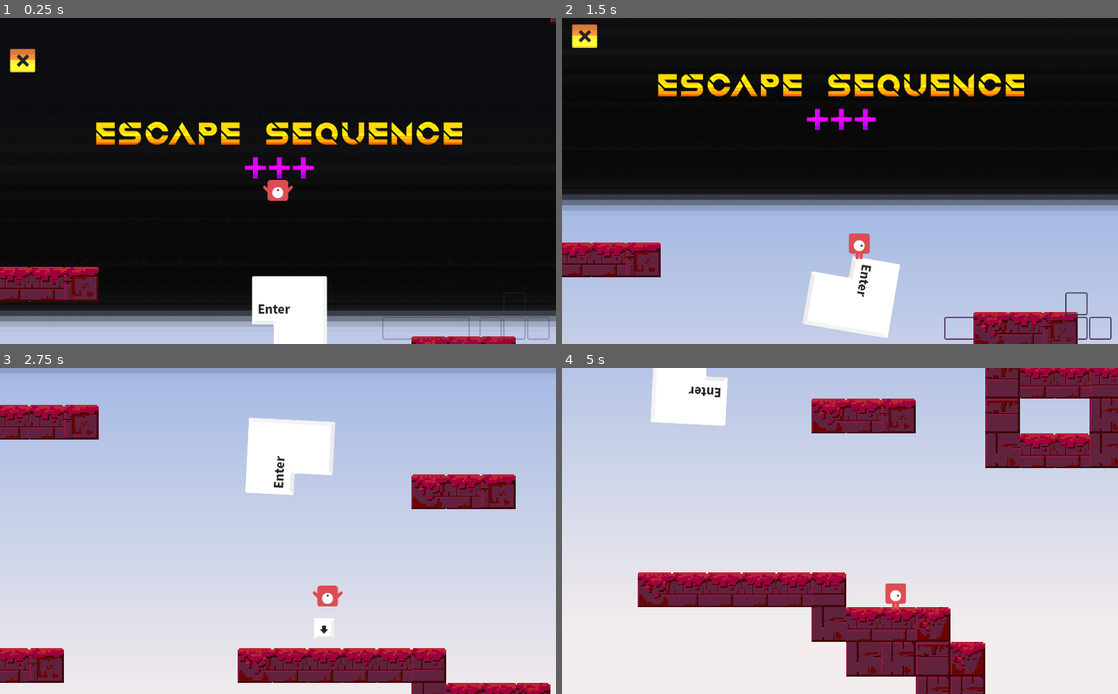
Above: before the commit, frames 1-4 (two rows, left to right).
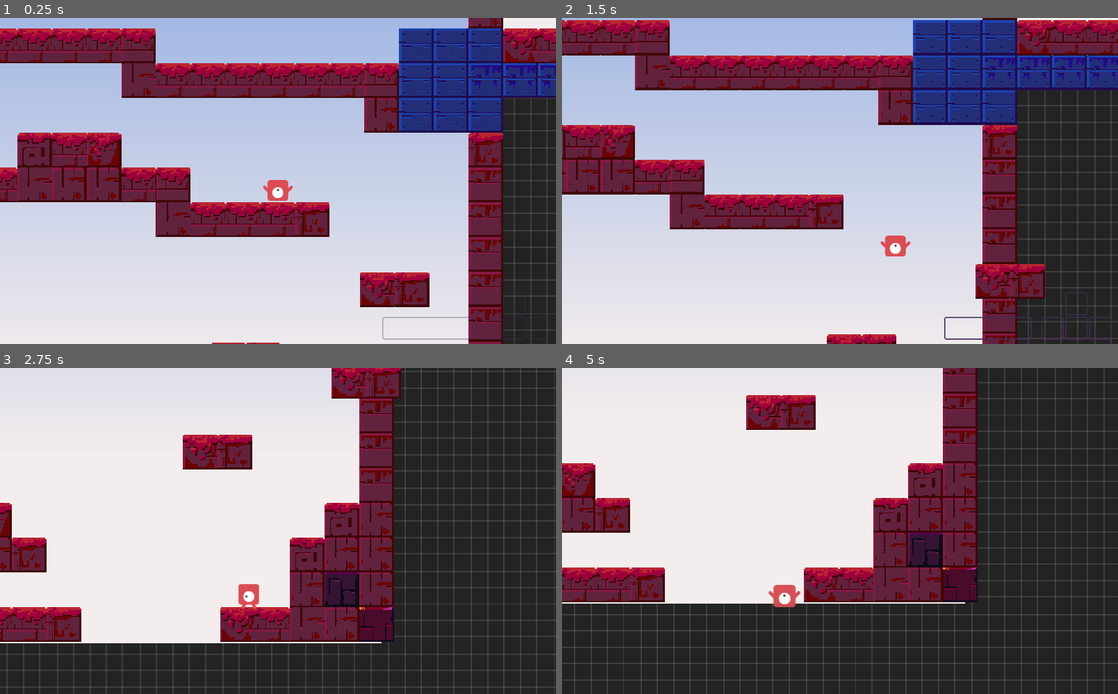
Above: after the commit, the same moments.

Repository: yscik/escape-sequence
Game: Godot game, scene res://Game.tscn
Two runs of this game, one before a commit and one after it. Both use one fixed random seed, a clock stepped at 60 frames per second and the inputs below.
Inputs (mouse positions are in pixels of both pictures, inside the frame that each line leads up to):
- Up to frame 1 (0.25 s): no input
- Up to frame 2 (1.5 s): tap Enter at 0.5, 0.6, 1.35 s; move the mouse to (962, 164) at 0.52 s; hold Right from 0.53 s (still down); click (962, 164) at 0.67 s; tap Space at 0.77 s; move the mouse to (728, 197) at 1.27 s
- Up to frame 3 (2.75 s): tap Space at 1.52 s; move the mouse to (333, 459) at 2.02 s; release Right at 2.03 s; hold Left from 2.03 s (still down); tap Enter at 2.1 s
- Up to frame 4 (5 s): move the mouse to (812, 596) at 2.77 s; release Left at 2.78 s; hold Right 2.78-4.28 s; tap Enter at 2.85, 3.6, 4.35 s; click (812, 596) at 2.92 s; tap Space at 3.02, 3.77, 4.52 s; move the mouse to (1006, 579) at 3.52 s; move the mouse to (673, 482) at 4.27 s; hold Left from 4.28 s (still down)

The runs differ from the first frame. In frame 1, 96% of the frame differs, in the area x 0-100%, y 0-100%; in frame 2, 97%; in frame 3, 93%; in frame 4, 90%.

Commit message:
add spawn point

Diff:
--- a/Game.tscn
+++ b/Game.tscn
@@ -10,7 +10,7 @@
 [node name="Game" type="Node"]
 
 script = ExtResource( 1 )
-spawn = 0
+spawn = 3
 
 [node name="Background" parent="." index="0" instance=ExtResource( 2 )]
 
--- a/Game/Checkpoint.gd
+++ b/Game/Checkpoint.gd
@@ -1,4 +1,4 @@
-extends Area2D
+extends Node2D
 
 export var skill_right = true
 export var skill_left = true
--- a/Levels/Area-1.tscn
+++ b/Levels/Area-1.tscn
@@ -1,25 +1,26 @@
-[gd_scene load_steps=30 format=2]
-
-[ext_resource path="res://Levels/Platformer.tscn" type="PackedScene" id=1]
-[ext_resource path="res://Levels/TitleScreen-0.tscn" type="PackedScene" id=2]
-[ext_resource path="res://Game/Checkpoint.tscn" type="PackedScene" id=3]
-[ext_resource path="res://platformer/BlockTiles.tres" type="TileSet" id=4]
-[ext_resource path="res://platformer/Enemies/enemyFloating_1.png" type="Texture" id=5]
-[ext_resource path="res://platformer/Enemies/enemyFloating_2.png" type="Texture" id=6]
-[ext_resource path="res://Prefabs/Death.tscn" type="PackedScene" id=7]
-[ext_resource path="res://Prefabs/Pickup.tscn" type="PackedScene" id=8]
-[ext_resource path="res://ui/UpKey.png" type="Texture" id=9]
-[ext_resource path="res://ui/MoveKey.png" type="Texture" id=10]
-[ext_resource path="res://Prefabs/Tile.tscn" type="PackedScene" id=11]
-[ext_resource path="res://Prefabs/MovingPlatform.tscn" type="PackedScene" id=12]
-[ext_resource path="res://ui/LeftKey.png" type="Texture" id=13]
-[ext_resource path="res://Prefabs/MovableTile.gd" type="Script" id=14]
-[ext_resource path="res://Prefabs/Movable.tscn" type="PackedScene" id=15]
+[gd_scene load_steps=31 format=2]
+
+[ext_resource path="res://Game/Checkpoint.gd" type="Script" id=1]
+[ext_resource path="res://Levels/Platformer.tscn" type="PackedScene" id=2]
+[ext_resource path="res://Levels/TitleScreen-0.tscn" type="PackedScene" id=3]
+[ext_resource path="res://Game/Checkpoint.tscn" type="PackedScene" id=4]
+[ext_resource path="res://platformer/BlockTiles.tres" type="TileSet" id=5]
+[ext_resource path="res://platformer/Enemies/enemyFloating_1.png" type="Texture" id=6]
+[ext_resource path="res://platformer/Enemies/enemyFloating_2.png" type="Texture" id=7]
+[ext_resource path="res://Prefabs/Death.tscn" type="PackedScene" id=8]
+[ext_resource path="res://Prefabs/Pickup.tscn" type="PackedScene" id=9]
+[ext_resource path="res://ui/UpKey.png" type="Texture" id=10]
+[ext_resource path="res://ui/MoveKey.png" type="Texture" id=11]
+[ext_resource path="res://Prefabs/Tile.tscn" type="PackedScene" id=12]
+[ext_resource path="res://Prefabs/MovingPlatform.tscn" type="PackedScene" id=13]
+[ext_resource path="res://ui/LeftKey.png" type="Texture" id=14]
+[ext_resource path="res://Prefabs/MovableTile.gd" type="Script" id=15]
+[ext_resource path="res://Prefabs/Movable.tscn" type="PackedScene" id=16]
 
 [sub_resource type="SpriteFrames" id=1]
 
 animations = [ {
-"frames": [ ExtResource( 5 ), ExtResource( 6 ) ],
+"frames": [ ExtResource( 6 ), ExtResource( 7 ) ],
 "loop": true,
 "name": "Floating",
 "speed": 5.0
@@ -257,29 +258,39 @@
 custom_solver_bias = 0.0
 extents = Vector2( 31.6766, 32.949 )
 
-[node name="Area-1" type="Node2D" index="0"]
-
-_sections_unfolded = [ "Transform" ]
-
-[node name="Platformer" parent="." index="0" instance=ExtResource( 1 )]
+[node name="Area-1" type="Node2D"]
+
+_sections_unfolded = [ "Transform" ]
+
+[node name="Spawn" type="Node2D" parent="." index="0"]
+
+position = Vector2( 672, 96 )
+script = ExtResource( 1 )
+skill_right = true
+skill_left = true
+skill_up = true
+skill_down = true
+skill_grab = true
+
+[node name="Platformer" parent="." index="1" instance=ExtResource( 2 )]
 
 position = Vector2( -1719.61, -1088 )
 scale = Vector2( 3.47297, 2.70225 )
 
-[node name="Level-0" parent="." index="1" instance=ExtResource( 2 )]
-
-[node name="Level-10" type="Node2D" parent="." index="2"]
+[node name="Level-0" parent="." index="2" instance=ExtResource( 3 )]
+
+[node name="Level-10" type="Node2D" parent="." index="3"]
 
 editor/display_folded = true
 
-[node name="Checkpoint" parent="Level-10" index="0" instance=ExtResource( 3 )]
+[node name="Checkpoint" parent="Level-10" index="0" instance=ExtResource( 4 )]
 
 position = Vector2( -416.509, -1173.58 )
 
-[node name="TileMap" type="TileMap" parent="." index="3"]
+[node name="TileMap" type="TileMap" parent="." index="4"]
 
 mode = 0
-tile_set = ExtResource( 4 )
+tile_set = ExtResource( 5 )
 cell_size = Vector2( 64, 64 )
 cell_quadrant_size = 16
 cell_custom_transform = Transform2D( 1, 0, 0, 1, 0, 0 )
@@ -300,12 +311,12 @@
 "_edit_lock_": true
 }
 
-[node name="Level-1" type="Node2D" parent="." index="4"]
+[node name="Level-1" type="Node2D" parent="." index="5"]
 
 position = Vector2( 1, 0 )
 _sections_unfolded = [ "Transform" ]
 
-[node name="Checkpoint" parent="Level-1" index="0" instance=ExtResource( 3 )]
+[node name="Checkpoint" parent="Level-1" index="0" instance=ExtResource( 4 )]
 
 position = Vector2( -231.54, 221.537 )
 skill_left = false
@@ -437,66 +448,66 @@
 blend_times = [  ]
 _sections_unfolded = [ "Playback Options" ]
 
-[node name="DeathArea" parent="Level-1/Enemy4/Enemy" index="1" instance=ExtResource( 7 )]
-
-[node name="UpKey" parent="Level-1" index="5" instance=ExtResource( 8 )]
+[node name="DeathArea" parent="Level-1/Enemy4/Enemy" index="1" instance=ExtResource( 8 )]
+
+[node name="UpKey" parent="Level-1" index="5" instance=ExtResource( 9 )]
 
 position = Vector2( 532.659, 541.595 )
 skill = "up"
 
 [node name="Key" parent="Level-1/UpKey" index="0"]
 
-texture = ExtResource( 9 )
-
-[node name="GrabKey" parent="Level-1" index="6" instance=ExtResource( 8 )]
+texture = ExtResource( 10 )
+
+[node name="GrabKey" parent="Level-1" index="6" instance=ExtResource( 9 )]
 
 position = Vector2( 600.975, 91.5237 )
 skill = "grab"
 
 [node name="Key" parent="Level-1/GrabKey" index="0"]
 
-texture = ExtResource( 10 )
-
-[node name="Tile4" parent="Level-1" index="7" instance=ExtResource( 11 )]
+texture = ExtResource( 11 )
+
+[node name="Tile4" parent="Level-1" index="7" instance=ExtResource( 12 )]
 
 position = Vector2( 479, 96 )
 
-[node name="Level-2" type="Node2D" parent="." index="5"]
+[node name="Level-2" type="Node2D" parent="." index="6"]
 
 editor/display_folded = true
 position = Vector2( 1161.58, 1.31598 )
 _sections_unfolded = [ "Transform" ]
 
-[node name="Checkpoint" parent="Level-2" index="0" instance=ExtResource( 3 )]
+[node name="Checkpoint" parent="Level-2" index="0" instance=ExtResource( 4 )]
 
 position = Vector2( 18.1765, 347.627 )
 skill_left = false
 skill_down = false
 skill_grab = false
 
-[node name="Platform" parent="Level-2" index="1" instance=ExtResource( 12 )]
+[node name="Platform" parent="Level-2" index="1" instance=ExtResource( 13 )]
 
 position = Vector2( 566.553, 256.767 )
 
-[node name="Platform3" parent="Level-2" index="2" instance=ExtResource( 12 )]
+[node name="Platform3" parent="Level-2" index="2" instance=ExtResource( 13 )]
 
 position = Vector2( 840.016, 126.817 )
 
-[node name="LeftKey" parent="Level-2" index="3" instance=ExtResource( 8 )]
+[node name="LeftKey" parent="Level-2" index="3" instance=ExtResource( 9 )]
 
 position = Vector2( 1046.42, 350.684 )
 skill = "left"
 
 [node name="Key" parent="Level-2/LeftKey" index="0"]
 
-texture = ExtResource( 13 )
-
-[node name="DeathArea" parent="Level-2" index="4" instance=ExtResource( 7 )]
+texture = ExtResource( 14 )
+
+[node name="DeathArea" parent="Level-2" index="4" instance=ExtResource( 8 )]
 
 position = Vector2( -638.804, 631.589 )
 scale = Vector2( 75.2918, -0.27845 )
 
-[node name="Level-3" type="Node2D" parent="." index="6"]
+[node name="Level-3" type="Node2D" parent="." index="7"]
 
 position = Vector2( 578.405, -639.461 )
 _sections_unfolded = [ "Transform" ]
@@ -541,42 +552,42 @@
 position = Vector2( 0, 0.358521 )
 shape = SubResource( 14 )
 
-[node name="Checkpoint" parent="Level-3" index="1" instance=ExtResource( 3 )]
+[node name="Checkpoint" parent="Level-3" index="1" instance=ExtResource( 4 )]
 
 position = Vector2( 1310.24, 599.88 )
 skill_down = false
 skill_grab = false
 
-[node name="Level-4" type="Node2D" parent="." index="7"]
+[node name="Level-4" type="Node2D" parent="." index="8"]
 
 position = Vector2( 50.816, -640.27 )
 _sections_unfolded = [ "Transform" ]
 
-[node name="Checkpoint" parent="Level-4" index="0" instance=ExtResource( 3 )]
+[node name="Checkpoint" parent="Level-4" index="0" instance=ExtResource( 4 )]
 
 position = Vector2( 237.184, 160.27 )
 skill_down = false
 
-[node name="Tile" parent="Level-4" index="1" instance=ExtResource( 11 )]
-
-[node name="Tile2" parent="Level-4" index="2" instance=ExtResource( 11 )]
+[node name="Tile" parent="Level-4" index="1" instance=ExtResource( 12 )]
+
+[node name="Tile2" parent="Level-4" index="2" instance=ExtResource( 12 )]
 
 position = Vector2( 109.184, 160.27 )
 
-[node name="Tile3" parent="Level-4" index="3" instance=ExtResource( 11 )]
+[node name="Tile3" parent="Level-4" index="3" instance=ExtResource( 12 )]
 
 position = Vector2( 1005.18, -95.73 )
 
-[node name="Level-5" type="Node2D" parent="." index="8"]
+[node name="Level-5" type="Node2D" parent="." index="9"]
 
 editor/display_folded = true
 
-[node name="Checkpoint" parent="Level-5" index="0" instance=ExtResource( 3 )]
+[node name="Checkpoint" parent="Level-5" index="0" instance=ExtResource( 4 )]
 
 position = Vector2( 2126.5, -887.327 )
 skill_down = false
 
-[node name="Tile4" parent="Level-5" index="1" instance=ExtResource( 11 )]
+[node name="Tile4" parent="Level-5" index="1" instance=ExtResource( 12 )]
 
 position = Vector2( 2272, -928 )
 
Not shown: 5 places in Levels/Area-1.tscn that only renumber resources
